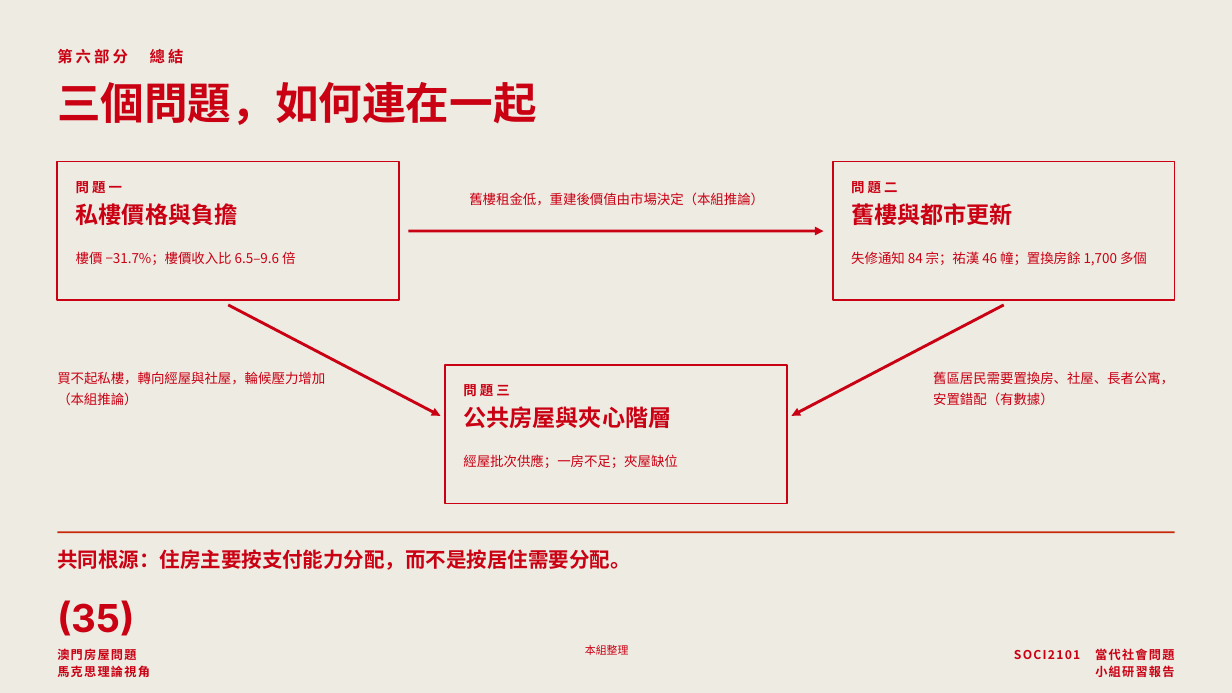
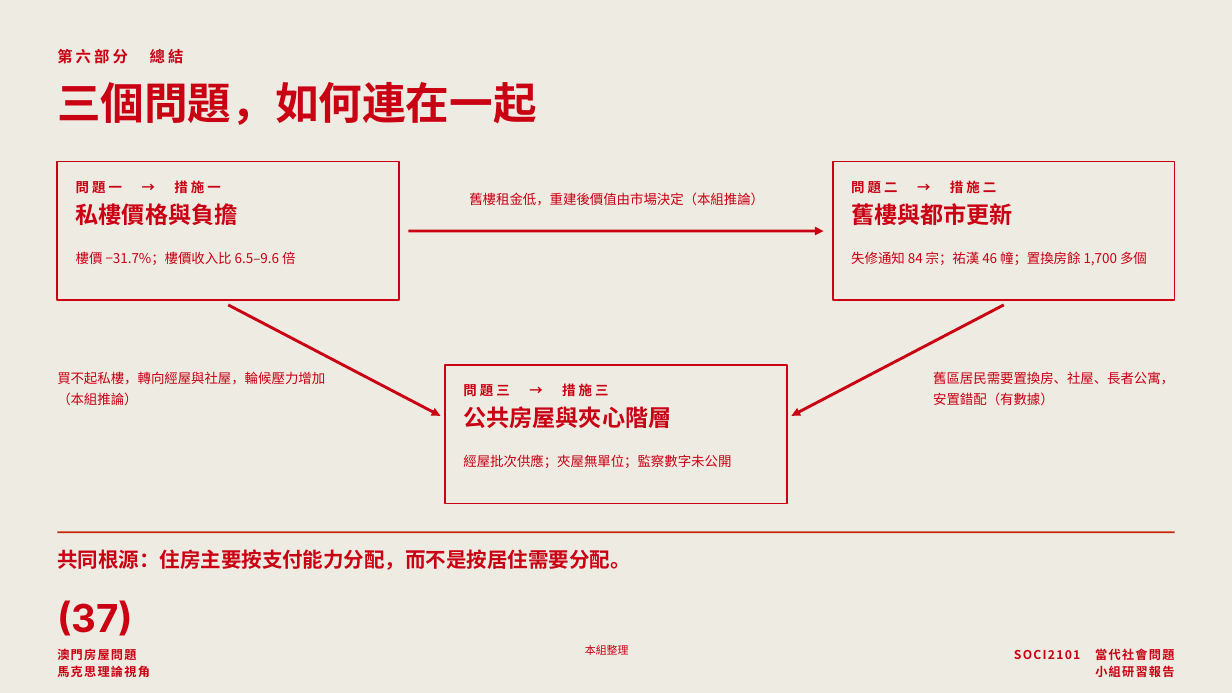
Before and after one commit to lammkiii/-, a slide deck: slide 37 of macau-housing-report/澳門房屋問題-小組研習報告.pptx (slide 35 before the commit). Drawn at 1232x693 pixels with LibreOffice and Linux fonts; fonts in the diff are those of the drawing. Boxes give left, top, right and bottom in pixels: in the first picture for what was removed or moved away, otherwise in the second. Text is boxed around its words. In the diff, an @@ line names an element or a change of style, - is before the commit and + after.

```diff
--- a/macau-housing-report/澳門房屋問題-小組研習報告.pptx
+++ b/macau-housing-report/澳門房屋問題-小組研習報告.pptx
@@ text at bbox=[76, 180, 220, 194]: text changed @@
-問題一
+問題一 → 措施一
@@ text at bbox=[851, 180, 996, 194]: text changed @@
-問題二
+問題二 → 措施二
@@ text at bbox=[463, 383, 608, 397]: text changed @@
-問題三
+問題三 → 措施三
@@ text at bbox=[463, 454, 731, 468]: text changed @@
-經屋批次供應；一房不足；夾屋缺位
+經屋批次供應；夾屋無單位；監察數字未公開
@@ text at bbox=[57, 600, 133, 636]: text changed @@
-(35)
+(37)
```
Also in this commit, not shown: 17 other slides changed, 5 slides added, 2 slides removed, 3 other files.
